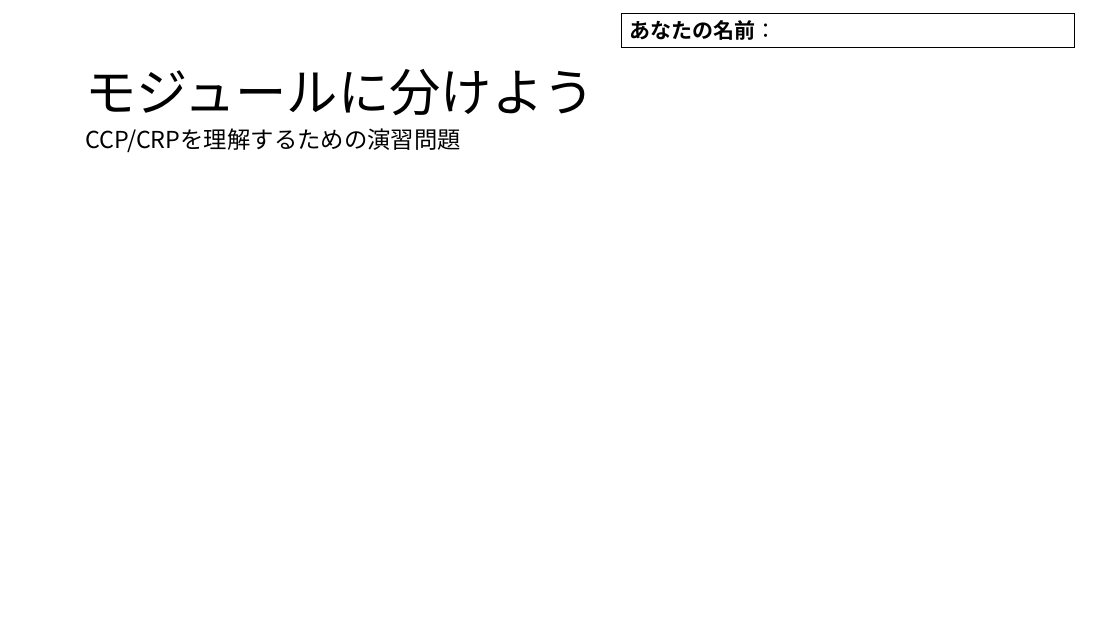
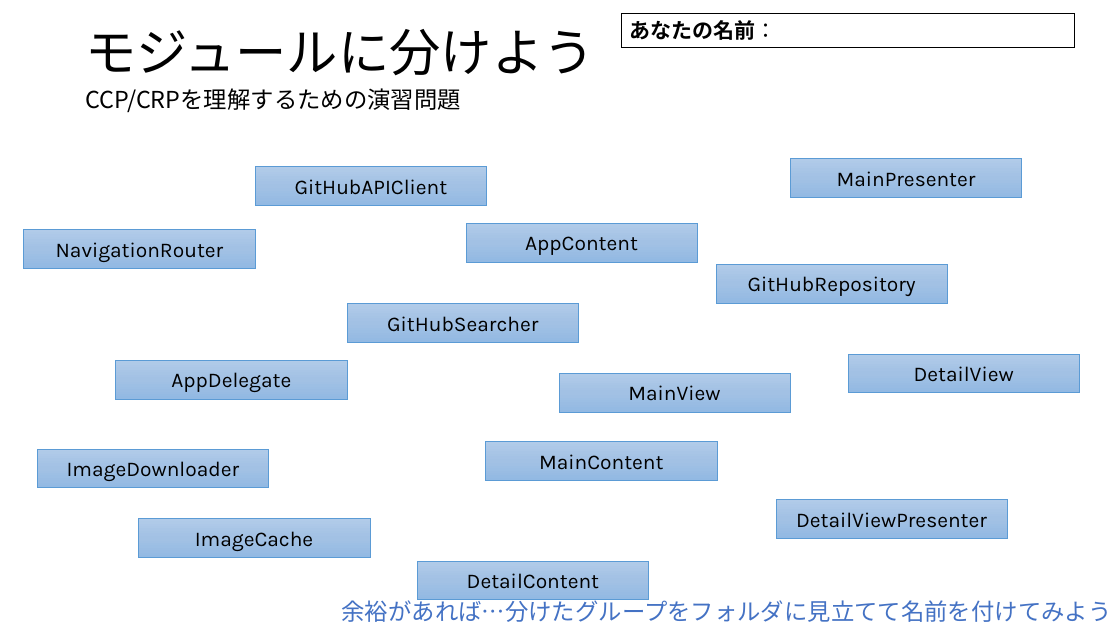
Before and after one commit to hirohitokato/DesigningKatas, a slide deck: slide 1 of 02-practical/exercises/08-component-ccp_crp.pptx. Drawn at 1120x630 pixels with LibreOffice and Linux fonts; fonts in the diff are those of the drawing. Boxes give left, top, right and bottom in pixels: in the first picture for what was removed or moved away, otherwise in the second. Text is boxed around its words. In the diff, an @@ line names an element or a change of style, - is before the commit and + after.

```diff
--- a/02-practical/exercises/08-component-ccp_crp.pptx
+++ b/02-practical/exercises/08-component-ccp_crp.pptx
@@ text "モジュールに分けよう": place and size @@
-text "モジュールに分けよう" at <box>85,69,595,116</box>
+text "モジュールに分けよう" at <box>85,29,595,76</box>
@@ text "CCP/CRPを理解するための演習問題": place and size @@
-text "CCP/CRPを理解するための演習問題" at <box>85,128,461,152</box>
+text "CCP/CRPを理解するための演習問題" at <box>85,88,461,112</box>
@@ rectangle added at <box>255,166,487,205</box>, fill gradient #B1CBE9 to #A3C1E5 to #93B9E4, outline #5B9BD5 0.5 pt, 18 pt, text #000000 @@
+GitHubAPIClient
@@ rectangle added at <box>791,159,1023,197</box>, fill gradient #B1CBE9 to #A3C1E5 to #93B9E4, outline #5B9BD5 0.5 pt, 18 pt, text #000000 @@
+MainPresenter
@@ rectangle added at <box>24,229,255,268</box>, fill gradient #B1CBE9 to #A3C1E5 to #93B9E4, outline #5B9BD5 0.5 pt, 18 pt, text #000000 @@
+NavigationRouter
@@ rectangle added at <box>466,223,698,262</box>, fill gradient #B1CBE9 to #A3C1E5 to #93B9E4, outline #5B9BD5 0.5 pt, 18 pt, text #000000 @@
+AppContent
@@ rectangle added at <box>716,264,948,302</box>, fill gradient #B1CBE9 to #A3C1E5 to #93B9E4, outline #5B9BD5 0.5 pt, 18 pt, text #000000 @@
+GitHubRepository
@@ rectangle added at <box>347,304,579,343</box>, fill gradient #B1CBE9 to #A3C1E5 to #93B9E4, outline #5B9BD5 0.5 pt, 18 pt, text #000000 @@
+GitHubSearcher
@@ rectangle added at <box>848,354,1080,392</box>, fill gradient #B1CBE9 to #A3C1E5 to #93B9E4, outline #5B9BD5 0.5 pt, 18 pt, text #000000 @@
+DetailView
@@ rectangle added at <box>116,360,348,399</box>, fill gradient #B1CBE9 to #A3C1E5 to #93B9E4, outline #5B9BD5 0.5 pt, 18 pt, text #000000 @@
+AppDelegate
@@ rectangle added at <box>559,373,791,412</box>, fill gradient #B1CBE9 to #A3C1E5 to #93B9E4, outline #5B9BD5 0.5 pt, 18 pt, text #000000 @@
+MainView
@@ rectangle added at <box>37,449,269,487</box>, fill gradient #B1CBE9 to #A3C1E5 to #93B9E4, outline #5B9BD5 0.5 pt, 18 pt, text #000000 @@
+ImageDownloader
@@ rectangle added at <box>486,442,718,481</box>, fill gradient #B1CBE9 to #A3C1E5 to #93B9E4, outline #5B9BD5 0.5 pt, 18 pt, text #000000 @@
+MainContent
@@ rectangle added at <box>776,500,1008,539</box>, fill gradient #B1CBE9 to #A3C1E5 to #93B9E4, outline #5B9BD5 0.5 pt, 18 pt, text #000000 @@
+DetailViewPresenter
@@ rectangle added at <box>139,519,371,558</box>, fill gradient #B1CBE9 to #A3C1E5 to #93B9E4, outline #5B9BD5 0.5 pt, 18 pt, text #000000 @@
+ImageCache
@@ rectangle added at <box>418,561,649,600</box>, fill gradient #B1CBE9 to #A3C1E5 to #93B9E4, outline #5B9BD5 0.5 pt, 18 pt, text #000000 @@
+DetailContent
@@ text added at <box>342,596,1112,622</box>, 20 pt, text #4472C4 @@
+余裕があれば…分けたグループをフォルダに見立てて名前を付けてみよう
```
Also in this commit, not shown: 2 other files.
